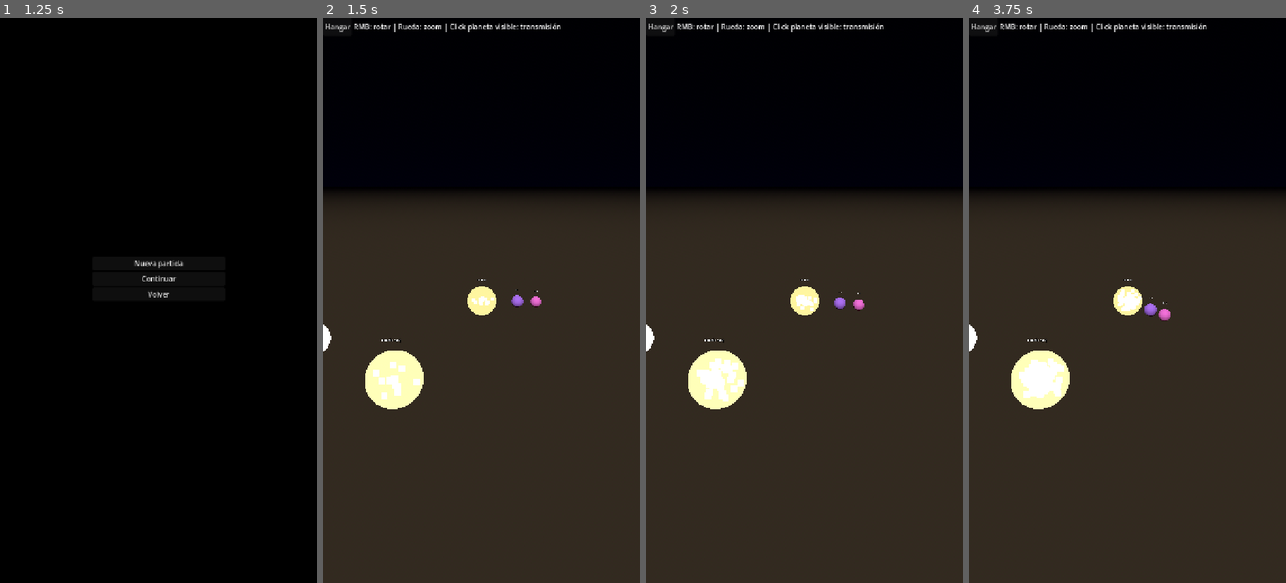
Above: before the commit, frames 1-4 (left to right).
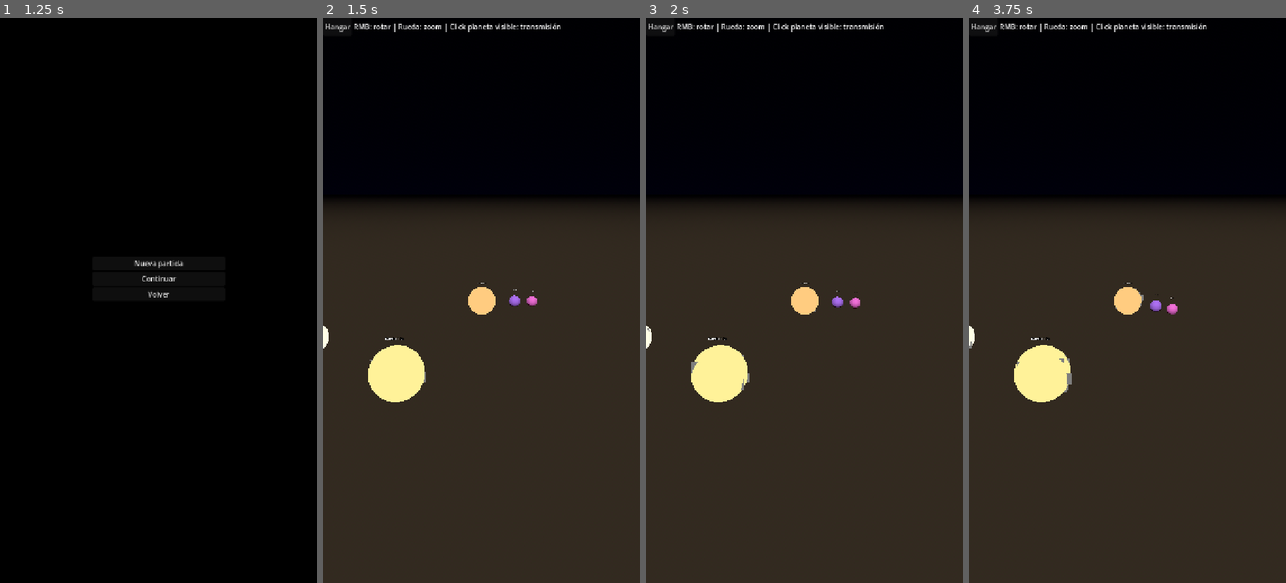
Above: after the commit, the same moments.

Repository: JHevia70/StarShot
Game: Godot game, scene res://scenes/MainMenu.tscn
The game is run twice, just before and just after one commit, with the same random seed, the same clock (stepped at 60 frames per second) and the same inputs.
Inputs:
- Up to frame 1 (1.25 s): click "Jugar" at 0.5 s
- Up to frame 2 (1.5 s): click "Nueva partida" at 1.25 s
- Up to frame 3 (2 s): no input
- Up to frame 4 (3.75 s): click "Hangar" at 2 s; click "Comprar" at 2.75 s; click "Cerrar" at 3.5 s

Frame 1 is identical in both runs. In frame 2, 2.4% of the frame differs, in the area x 0-88%, y 31-70%; in frame 3, 2.4%; in frame 4, 2.5%.

Commit message:
[auto] update 2025-08-16_09-15-02

Diff:
--- a/scenes/GalaxyMap.gd
+++ b/scenes/GalaxyMap.gd
@@ -3,9 +3,9 @@
 const TOTAL_PLANETS: int = 100
 const MIN_PLANETS_PER_STAR: int = 5
 const MAX_PLANETS_PER_STAR: int = 10
-const STAR_TYPES := [ "O", "B", "A", "F", "G", "K", "M" ]
-
-@export var sky_path: String = "res://textures/starfield.hdr" # HDRI/EXR/PNG panorámica; si no existe, usa procedural
+const STAR_TYPES: Array = [ "O", "B", "A", "F", "G", "K", "M" ]
+
+@export var sky_path: String = "res://textures/nebula_panorama.hdr" # Equirectangular HDR/EXR/PNG
 
 @onready var cam: Camera3D = $Camera3D as Camera3D
 @onready var env: WorldEnvironment = $WorldEnvironment as WorldEnvironment
@@ -15,24 +15,24 @@
 var stars: Array = []                 # Array[Node3D]
 var planets: Array = []               # Array[Node3D]
 var star_planet_counts: Array = []    # Array[int]
-var planet_to_unlock_index: int = 0
+var planet_to_unlock_index: int = 0   # índice global del siguiente planeta visible
+var highest_unlocked: int = -1        # último planeta superado
 
 # cámara orbital
 var yaw: float = 0.0
-var pitch: float = -0.2
-var dist: float = 60.0
+var pitch: float = -0.28
+var dist: float = 52.0
 var rotate_sensitivity: float = 0.01
 var zoom_step: float = 5.0
-var dist_min: float = 20.0
+var dist_min: float = 18.0
 var dist_max: float = 160.0
 var target: Vector3 = Vector3.ZERO
 
 func _ready() -> void:
-	randomize() # semilla global para randf()/randi()
-	# Cámara activa
+	randomize()
 	if cam != null:
 		cam.current = true
-	# Cielo: PanoramaSky si existe el HDRI, si no, procedural
+	# Cielo: PanoramaSky si hay nebulosa, sino procedural
 	var env_res: Environment = Environment.new()
 	var sky_res: Sky = Sky.new()
 	if sky_path != "" and ResourceLoader.exists(sky_path):
@@ -51,11 +51,11 @@
 	if env != null:
 		env.environment = env_res
 
-	# Progreso de desbloqueo
-	var highest: int = -1
+	# Progreso (solo un planeta nuevo visible cada vez)
+	highest_unlocked = -1
 	if GameState != null and "highest_unlocked" in GameState:
-		highest = int(GameState.highest_unlocked)
-	planet_to_unlock_index = max(0, highest + 1)
+		highest_unlocked = int(GameState.highest_unlocked)
+	planet_to_unlock_index = max(0, highest_unlocked + 1)
 
 	if hangar_btn != null:
 		hangar_btn.pressed.connect(_on_hangar)
@@ -69,7 +69,7 @@
 	planets.clear()
 	star_planet_counts.clear()
 
-	# Reparto de planetas por estrella (5..10) hasta 100
+	# Reparto 5..10 planetas por estrella hasta total 100
 	var remaining: int = TOTAL_PLANETS
 	while remaining > 0:
 		var chunk: int = MIN_PLANETS_PER_STAR + randi_range(0, MAX_PLANETS_PER_STAR - MIN_PLANETS_PER_STAR)
@@ -78,12 +78,13 @@
 		star_planet_counts.append(chunk)
 		remaining -= chunk
 
-	# Estrellas desperdigadas (no anillo): muestreo con separación mínima
-	var min_r: float = 20.0
-	var max_r: float = 60.0
+	# Estrellas dispersas con separación mínima
+	var min_r: float = 22.0
+	var max_r: float = 64.0
 	var min_sep: float = 8.0
-	var height_jitter: float = 6.0
+	var height_jitter: float = 6.5
 	var star_positions: Array = []  # Array[Vector3]
+
 	for i in range(star_planet_counts.size()):
 		var pos: Vector3 = _pick_star_pos(star_positions, min_r, max_r, min_sep, height_jitter)
 		star_positions.append(pos)
@@ -91,10 +92,11 @@
 		var star_node: Node3D = _spawn_star(pos, stype, i)
 		add_child(star_node)
 		stars.append(star_node)
+
 		# Planetas de esta estrella
 		var pcount: int = int(star_planet_counts[i])
 		for p in range(pcount):
-			var orbit_dist: float = 3.0 + 2.4 * float(p) + randf() * 0.7
+			var orbit_dist: float = 3.0 + 2.3 * float(p) + randf() * 0.6
 			var planet: Node3D = _spawn_planet(star_node, orbit_dist, i, p)
 			planets.append(planet)
 
@@ -103,7 +105,7 @@
 
 func _pick_star_pos(existing: Array, min_r: float, max_r: float, min_sep: float, height_jitter: float) -> Vector3:
 	var tries: int = 0
-	while tries < 100:
+	while tries < 120:
 		var r: float = lerp(min_r, max_r, randf())
 		var ang: float = randf() * TAU
 		var y: float = (randf() * 2.0 - 1.0) * height_jitter
@@ -116,17 +118,16 @@
 		if ok:
 			return cand
 		tries += 1
-	return Vector3(randf()*max_r, 0.0, randf()*max_r)
+	return Vector3(randf() * max_r, 0.0, randf() * max_r)
 
 func _focus_last_unlocked_star() -> void:
-	# Determinar la estrella que contiene el ultimo planeta desbloqueado
-	var last_idx: int = max(0, planet_to_unlock_index - 1)
+	var last_idx: int = max(0, highest_unlocked)  # si no hay progreso, 0
 	var sidx: int = _star_of_global_index(last_idx)
 	if sidx >= 0 and sidx < stars.size():
 		target = (stars[sidx] as Node3D).global_position
-		dist = 38.0
+		dist = 40.0
 		yaw = 0.0
-		pitch = -0.3
+		pitch = -0.28
 
 func _star_of_global_index(gidx: int) -> int:
 	var acc: int = 0
@@ -141,7 +142,7 @@
 	var star: Node3D = Node3D.new()
 	star.name = "Star_%d" % star_index
 	star.position = pos
-	# esfera emisiva
+
 	var mesh: MeshInstance3D = MeshInstance3D.new()
 	var sphere: SphereMesh = SphereMesh.new()
 	sphere.radius = 1.5
@@ -149,61 +150,66 @@
 	sphere.radial_segments = 64
 	sphere.rings = 32
 	mesh.mesh = sphere
+
 	var mat: StandardMaterial3D = StandardMaterial3D.new()
 	var col: Color = _star_color(stype)
 	mat.shading_mode = BaseMaterial3D.SHADING_MODE_UNSHADED
 	mat.albedo_color = col
 	mat.emission_enabled = true
 	mat.emission = col
-	mat.emission_energy_multiplier = 3.2
-	mat.blend_mode = BaseMaterial3D.BLEND_MODE_ADD
+	mat.emission_energy_multiplier = 3.0
 	mesh.material_override = mat
 	star.add_child(mesh)
-	# partículas de corona
-	_add_corona(star, col)
-	# etiqueta 3D
+
+	# Nombre
 	var lbl: Label3D = Label3D.new()
 	lbl.text = "Estrella %d (%s)" % [star_index + 1, stype]
 	lbl.billboard = BaseMaterial3D.BILLBOARD_ENABLED
-	lbl.position = Vector3(0, 2.2, 0)
+	lbl.position = Vector3(0, 2.0, 0)
 	star.add_child(lbl)
+
+	# Corona de partículas
+	_add_corona(star, col)
+
 	return star
 
 func _add_corona(star: Node3D, col: Color) -> void:
 	var particles: GPUParticles3D = GPUParticles3D.new()
-	particles.amount = 120
+	particles.amount = 140
+	particles.lifetime = 1.9
+	particles.one_shot = false
+	particles.emitting = true
 	particles.local_coords = true
-	particles.lifetime = 1.8
-	particles.one_shot = false
+
 	var pm: ParticleProcessMaterial = ParticleProcessMaterial.new()
 	pm.emission_shape = ParticleProcessMaterial.EMISSION_SHAPE_SPHERE
-	pm.emission_sphere_radius = 1.2
+	pm.emission_sphere_radius = 1.3
 	pm.gravity = Vector3.ZERO
 	pm.initial_velocity_min = 0.0
-	pm.initial_velocity_max = 0.2
-	pm.angular_velocity_min = -0.5
-	pm.angular_velocity_max = 0.5
-	pm.scale_min = 0.25
-	pm.scale_max = 0.7
+	pm.initial_velocity_max = 0.25
+	pm.angular_velocity_min = -0.4
+	pm.angular_velocity_max = 0.4
+	pm.scale_min = 0.8
+	pm.scale_max = 1.3
+
+	var grad: Gradient = Gradient.new()
+	grad.colors = PackedColorArray([Color(col.r, col.g, col.b, 0.9), Color(col.r, col.g, col.b, 0.0)])
+	var ramp: GradientTexture1D = GradientTexture1D.new()
+	ramp.gradient = grad
+	pm.color_ramp = ramp
+
 	particles.process_material = pm
-	# Draw pass: quad aditivo con billboard
 	var quad: QuadMesh = QuadMesh.new()
-	quad.size = Vector2(0.35, 0.35)
-	var qmat: StandardMaterial3D = StandardMaterial3D.new()
-	qmat.shading_mode = BaseMaterial3D.SHADING_MODE_UNSHADED
-	qmat.billboard_mode = BaseMaterial3D.BILLBOARD_ENABLED
-	qmat.transparency = BaseMaterial3D.TRANSPARENCY_ALPHA
-	qmat.blend_mode = BaseMaterial3D.BLEND_MODE_ADD
-	qmat.albedo_color = Color(col.r, col.g, col.b, 0.7)
+	quad.size = Vector2(0.6, 0.6)
 	particles.draw_pass_1 = quad
-	particles.material_override = qmat
+
 	star.add_child(particles)
-	particles.emitting = true
 
 func _spawn_planet(star_node: Node3D, orbit_radius: float, star_index: int, local_index: int) -> Node3D:
 	var planet_root: Node3D = Node3D.new()
 	planet_root.name = "Planet_%d_%d" % [star_index, local_index]
 	star_node.add_child(planet_root)
+
 	# render
 	var mesh: MeshInstance3D = MeshInstance3D.new()
 	var sphere: SphereMesh = SphereMesh.new()
@@ -216,20 +222,30 @@
 	m.albedo_color = Color.from_hsv(randf(), 0.55, 0.95)
 	mesh.material_override = m
 	planet_root.add_child(mesh)
+
+	# Rotación suave del planeta
+	var spin_script: Script = load("res://scenes/Spin.gd") as Script
+	if spin_script != null:
+		var spin: Node = spin_script.new()
+		spin.set("speed", 0.06) # lento
+		planet_root.add_child(spin)
+
 	# nombre flotante
 	var lbl: Label3D = Label3D.new()
 	lbl.text = "P%d-%d" % [star_index + 1, local_index + 1]
 	lbl.billboard = BaseMaterial3D.BILLBOARD_ENABLED
 	lbl.position = Vector3(0, sphere.radius + 0.6, 0)
 	planet_root.add_child(lbl)
+
 	# órbita
 	var orbit_script: Script = load("res://scenes/Orbit.gd") as Script
 	if orbit_script != null:
 		var orbit_node: Node = orbit_script.new()
 		planet_root.add_child(orbit_node)
 		orbit_node.set("orbit_radius", orbit_radius)
-		orbit_node.set("orbit_speed", 0.3 + randf() * 0.4)
-	# Área clickable
+		orbit_node.set("orbit_speed", 0.20 + randf() * 0.25)
+
+	# click
 	var area: Area3D = Area3D.new()
 	area.input_ray_pickable = true
 	var colshape: CollisionShape3D = CollisionShape3D.new()
@@ -239,9 +255,10 @@
 	area.add_child(colshape)
 	planet_root.add_child(area)
 	area.input_event.connect(_on_planet_input.bind(planet_root))
-	# visibilidad por progreso
+
+	# visibilidad: completed (<= highest_unlocked) + el siguiente (planet_to_unlock_index)
 	var global_idx: int = planets.size()
-	var unlocked: bool = (global_idx <= planet_to_unlock_index)
+	var unlocked: bool = (global_idx <= highest_unlocked) or (global_idx == planet_to_unlock_index)
 	mesh.visible = unlocked
 	lbl.visible = unlocked
 	area.visible = unlocked
@@ -254,7 +271,7 @@
 		var ev: InputEventMouseButton = event as InputEventMouseButton
 		if ev.button_index == MOUSE_BUTTON_LEFT and ev.pressed:
 			var idx: int = int(planet.get_meta("global_index"))
-			if idx <= planet_to_unlock_index:
+			if idx <= highest_unlocked or idx == planet_to_unlock_index:
 				_select_planet(planet)
 
 func _select_planet(planet: Node) -> void:
--- a/scenes/Transmission.gd
+++ b/scenes/Transmission.gd
@@ -1,6 +1,6 @@
 extends Control
 
-@export var video_path: String = "res://video/transmission.webm"
+@export var video_path: String = "res://video/transmission.ogv"
 
 @onready var player: VideoStreamPlayer = $Video as VideoStreamPlayer
 @onready var title: Label = $Overlay/VBox/Title as Label
@@ -18,19 +18,59 @@
 	if action != null:
 		action.pressed.connect(_on_go)
 
-	# Ajustes de escalado (Godot 4): usa KEEP_ASPECT y expande al contenedor
+	# Asegurar que ocupa toda la pantalla
 	if player != null:
 		player.expand = true
-		player.stretch_mode = VideoStreamPlayer.STRETCH_KEEP_ASPECT  # 'COVER' no existe en VideoStreamPlayer
+		# Loop manual por si el stream no soporta 'loop'
+		if not player.finished.is_connected(_on_finished):
+			player.finished.connect(_on_finished)
 
-	# Cargar y reproducir (usa WEBM/OGV en Godot 4)
-	if ResourceLoader.exists(video_path) and player != null:
-		var stream_res: Resource = load(video_path)
-		if stream_res != null and stream_res is VideoStream:
-			player.stream = stream_res as VideoStream
-			player.play()
+	var path_use: String = _resolve_video_path(video_path)
+	if path_use == "":
+		var msg: String = "No se encontró ningún OGV en res://video/."
+		var d: AcceptDialog = AcceptDialog.new()
+		d.dialog_text = msg
+		add_child(d)
+		d.popup_centered()
+		push_warning(msg)
+		return
+
+	var stream_res: Resource = load(path_use)
+	if stream_res != null and player != null:
+		player.stream = stream_res
+		player.play()
+		print("[Transmission] Reproduciendo: ", path_use)
 	else:
-		push_warning("No se encontró el video en: %s" % video_path)
+		push_warning("No se pudo cargar el video: %s" % path_use)
+
+func _on_finished() -> void:
+	# Reiniciar para crear bucle
+	if player != null:
+		player.play()
+
+func _resolve_video_path(pref: String) -> String:
+	if pref != "" and ResourceLoader.exists(pref):
+		return pref
+	var folder: String = "res://video"
+	var dir: DirAccess = DirAccess.open(folder)
+	if dir == null:
+		return ""
+	dir.list_dir_begin()
+	var best: String = ""
+	var name: String = dir.get_next()
+	while name != "":
+		if not dir.current_is_dir():
+			var low: String = name.to_lower()
+			if low.ends_with(".ogv") or low.ends_with(".ogx") or low.ends_with(".ogm"):
+				var full: String = folder + "/" + name
+				if low.begins_with("transmission") or low.begins_with("transmision"):
+					dir.list_dir_end()
+					return full
+				elif best == "":
+					best = full
+		name = dir.get_next()
+	dir.list_dir_end()
+	return best
 
 func _on_go() -> void:
 	var shooter_path: String = "res://scenes/Shooter.tscn"
--- a/scenes/Transmission.tscn
+++ b/scenes/Transmission.tscn
@@ -1,6 +1,6 @@
-[gd_scene load_steps=2 format=3]
+[gd_scene load_steps=2 format=3 uid="uid://bch6diuro4hwn"]
 
-[ext_resource type="Script" path="res://scenes/Transmission.gd" id=1]
+[ext_resource type="Script" uid="uid://oeo6ed3rv73m" path="res://scenes/Transmission.gd" id="1"]
 
 [node name="Transmission" type="Control"]
 layout_mode = 3
@@ -13,12 +13,13 @@
 
 [node name="Video" type="VideoStreamPlayer" parent="."]
 layout_mode = 1
-offset_right = 1024.0
-offset_bottom = 600.0
+anchors_preset = 15
+anchor_right = 1.0
+anchor_bottom = 1.0
+grow_horizontal = 2
+grow_vertical = 2
 autoplay = true
 expand = true
-stretch = true
-stretch_mode = 2
 
 [node name="Overlay" type="CanvasLayer" parent="."]
 layer = 10
@@ -30,12 +31,15 @@
 offset_bottom = 580.0
 
 [node name="Title" type="Label" parent="Overlay/VBox"]
+layout_mode = 2
+theme_override_font_sizes/font_size = 30
 text = "Transmisión"
-theme_override_font_sizes/font_size = 30
 
 [node name="Spacer" type="Control" parent="Overlay/VBox"]
 custom_minimum_size = Vector2(0, 460)
+layout_mode = 2
 
 [node name="Action" type="Button" parent="Overlay/VBox"]
+custom_minimum_size = Vector2(0, 48)
+layout_mode = 2
 text = "Ir a la batalla"
-custom_minimum_size = Vector2(0, 48)
